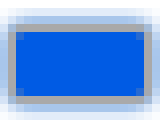
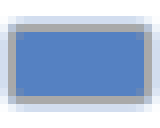
Before/after of a 160px x 128px layered artwork. What changed in the layer stack:
added layer "Rounded Rectangle 2 copy 2" in group "Group 1" over [16, 32, 144, 96]
hid "Rounded Rectangle 2" over [16, 32, 144, 96]
